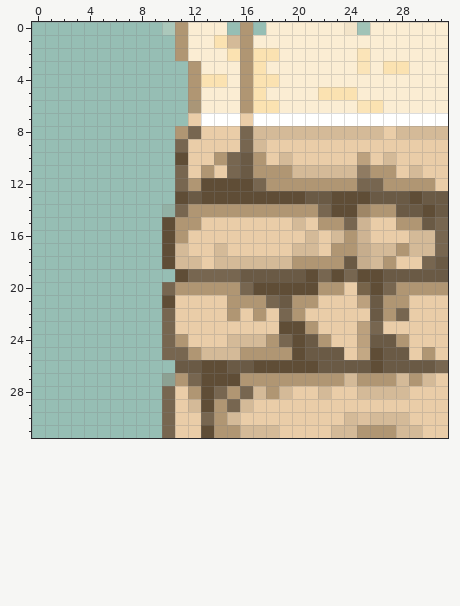
Pixel-art sprite, stored at Assets/Sprites/DesertTownWall/desertTownWallBottomLeftCorner.png. The first picture shows the starting point.
The file is 32x32 pixels. Pixels under 10% opacity are left out. Colours within 5 levels of each other are drawn and written as one.
New version:
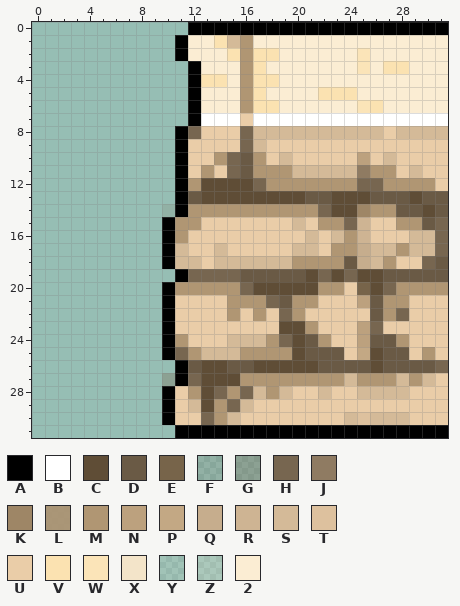
Palette (. is transparent): A #000000  B #ffffff  C #5f4d36  D #6a5a45  E #77644a  F #77665025  G #77665053  H #776650  J #8f7b62  K #9e8666  L #ac9271ea  M #b09673  N #bca17e  P #c3a884  Q #c6ad8d  R #ceb493  S #d4ba98  T #ddc19e  U #eacda8  V #fbe2b1  W #fbe4b8  X #f3e4c9  Y #fbedd31c  Z #fbedd336  2 #fbedd3
Message: Outlined Desert Walls
The edit:
{"y":0,"x":10,"old":"ZM222.M.222222XY222222","new":"..AAAAAAAAAAAAAAAAAAAA"}
{"y":1,"x":11,"old":"M","new":"A"}
{"y":2,"x":11,"old":"M","new":"A"}
{"y":3,"x":12,"old":"M","new":"A"}
{"y":4,"x":12,"old":"M","new":"A"}
{"y":5,"x":12,"old":"M","new":"A"}
{"y":6,"x":12,"old":"L","new":"A"}
{"y":7,"x":12,"old":"U","new":"A"}
{"y":8,"x":11,"old":"M","new":"A"}
{"y":9,"x":11,"old":"H","new":"A"}
{"y":10,"x":11,"old":"C","new":"A"}
{"y":11,"x":11,"old":"H","new":"A"}
{"y":12,"x":11,"old":"H","new":"A"}
{"y":13,"x":11,"old":"C","new":"A"}
{"y":14,"x":11,"old":"H","new":"A"}
{"y":15,"x":10,"old":"C","new":"A"}
{"y":16,"x":10,"old":"C","new":"A"}
{"y":17,"x":10,"old":"C","new":"A"}
{"y":18,"x":10,"old":"C","new":"A"}
{"y":19,"x":11,"old":"C","new":"A"}
{"y":20,"x":10,"old":"H","new":"A"}
{"y":21,"x":10,"old":"C","new":"A"}
{"y":22,"x":10,"old":"H","new":"A"}
{"y":23,"x":10,"old":"H","new":"A"}
{"y":24,"x":10,"old":"H","new":"A"}
{"y":25,"x":10,"old":"H","new":"A"}
{"y":26,"x":11,"old":"D","new":"A"}
{"y":27,"x":11,"old":"M","new":"A"}
{"y":28,"x":10,"old":"H","new":"A"}
{"y":29,"x":10,"old":"H","new":"A"}
{"y":30,"x":10,"old":"H","new":"A"}
{"y":31,"x":10,"old":"HUUCMMSSSUUUUSSMMMSSUU","new":".AAAAAAAAAAAAAAAAAAAAA"}
{"label":"changed","picture_box":[162,22,448,438]}
